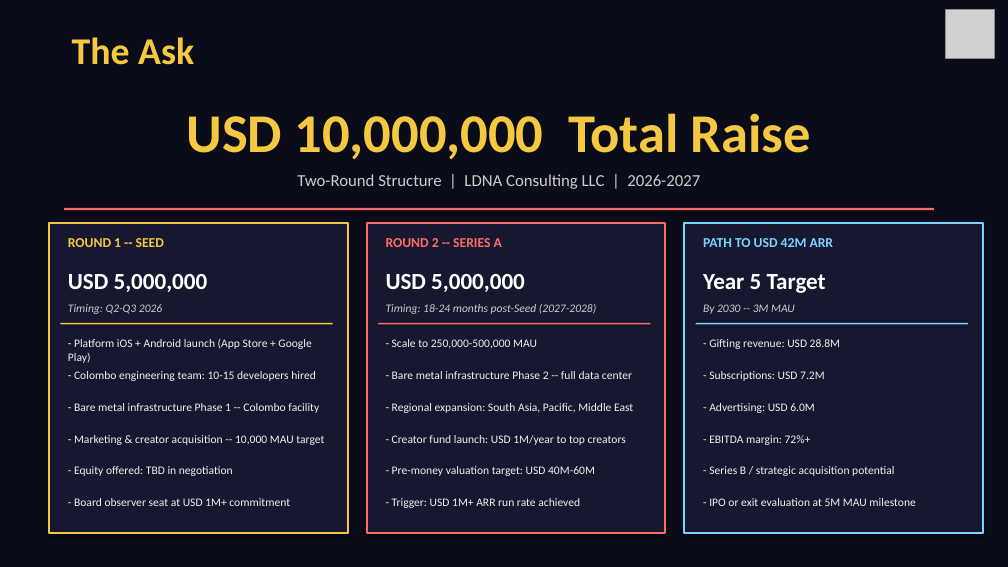
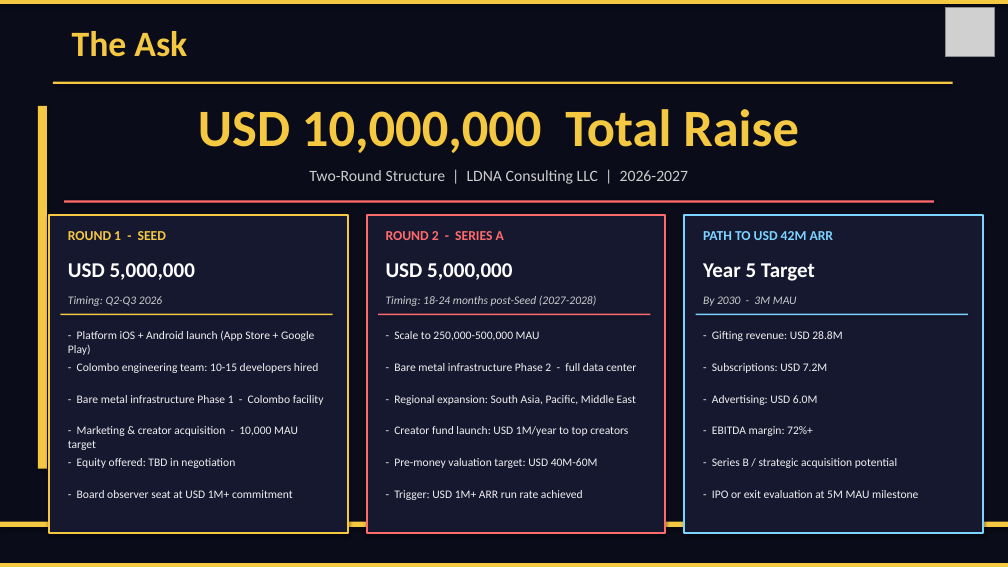
Before and after one commit to djaygnz27/athavid-android, a slide deck: slide 16 of Sachi_Stream_Investor_Deck_Seed_Round_May2026.pptx. Drawn at 1008x567 pixels with LibreOffice and Linux fonts; fonts in the diff are those of the drawing; grey boxes stand for pictures. Boxes give left, top, right and bottom in pixels: in the first picture for what was removed or moved away, otherwise in the second. Text is boxed around its words. In the diff, an @@ line names an element or a change of style, - is before the commit and + after.

```diff
--- a/Sachi_Stream_Investor_Deck_Seed_Round_May2026.pptx
+++ b/Sachi_Stream_Investor_Deck_Seed_Round_May2026.pptx
@@ rectangle added at [0,0,1008,4], fill #F5C842 @@
@@ text "The Ask" at [72,31,187,57]: size 36 to 34 pt @@
@@ rectangle removed at [0,83,1008,567] @@
@@ rectangle: place and size @@
-rectangle at [38,106,47,446]
+rectangle at [38,106,47,469]
@@ text "USD 10,000,000 Total Raise" at [198,109,799,153]: size 52 to 50 pt @@
@@ text "Two-Round Structure | LDNA Consulting ..." at [309,170,689,184]: size 16 to 15 pt @@
@@ rectangle: place and size @@
-rectangle at [49,223,348,533]
+rectangle at [49,216,348,533]
@@ rectangle removed at [53,219,953,222] @@
@@ text at [68,231,166,240]: text changed @@
-ROUND 1 -- SEED
+ROUND 1 - SEED
@@ rectangle: place and size @@
-rectangle at [367,223,665,533]
+rectangle at [367,216,665,533]
@@ text at [386,231,504,240]: text changed @@
-ROUND 2 -- SERIES A
+ROUND 2 - SERIES A
@@ rectangle: place and size @@
-rectangle at [684,223,983,533]
+rectangle at [684,216,983,533]
@@ rectangle removed at [53,242,344,510] @@
@@ rectangle removed at [367,242,658,510] @@
@@ rectangle removed at [681,242,972,510] @@
@@ size 22 to 20 pt in 3 elements at [68,263,195,280], [386,263,512,280], [703,263,815,281] @@
@@ text "Timing: Q2-Q3 2026": place and size @@
-text "Timing: Q2-Q3 2026" at [68,304,162,314]
+text "Timing: Q2-Q3 2026" at [68,296,162,306]
@@ text "Timing: 18-24 months post-Seed (2027-2028)": place and size @@
-text "Timing: 18-24 months post-Seed (2027-2028)" at [386,304,596,314]
+text "Timing: 18-24 months post-Seed (2027-2028)" at [386,296,596,306]
@@ text at [703,296,797,306]: text changed @@
-By 2030 -- 3M MAU
+By 2030 - 3M MAU
@@ 19 texts, 4 rectangles: place and size @@
-19 texts, 4 rectangles at [60,208,968,508]
+19 texts, 4 rectangles at [60,200,968,500]
@@ text at [394,363,636,371]: text changed @@
-- Bare metal infrastructure Phase 2 -- full data center
+- Bare metal infrastructure Phase 2 - full data center
@@ text at [77,395,324,405]: text changed @@
-- Bare metal infrastructure Phase 1 -- Colombo facility
+- Bare metal infrastructure Phase 1 - Colombo facility
@@ text at [68,426,298,450]: text changed @@
-- Marketing & creator acquisition -- 10,000 MAU target
+- Marketing & creator acquisition - 10,000 MAU target
@@ rectangle added at [0,563,1008,567], fill #F5C842 @@
```
Also in this commit, not shown: 6 other slides changed, 2 other files.
